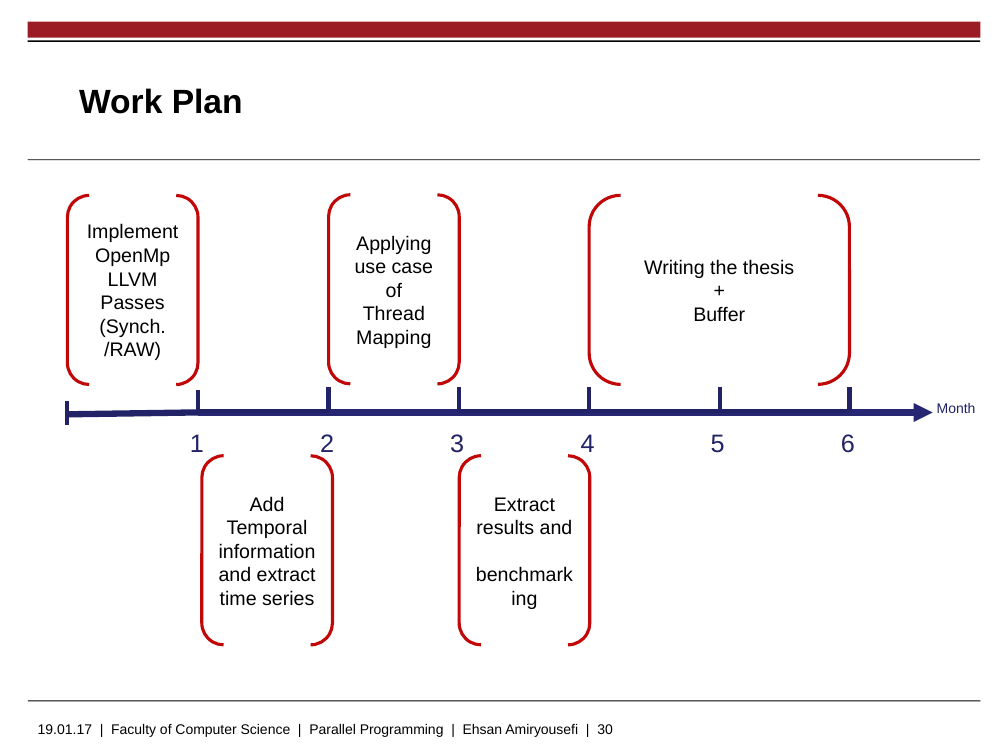
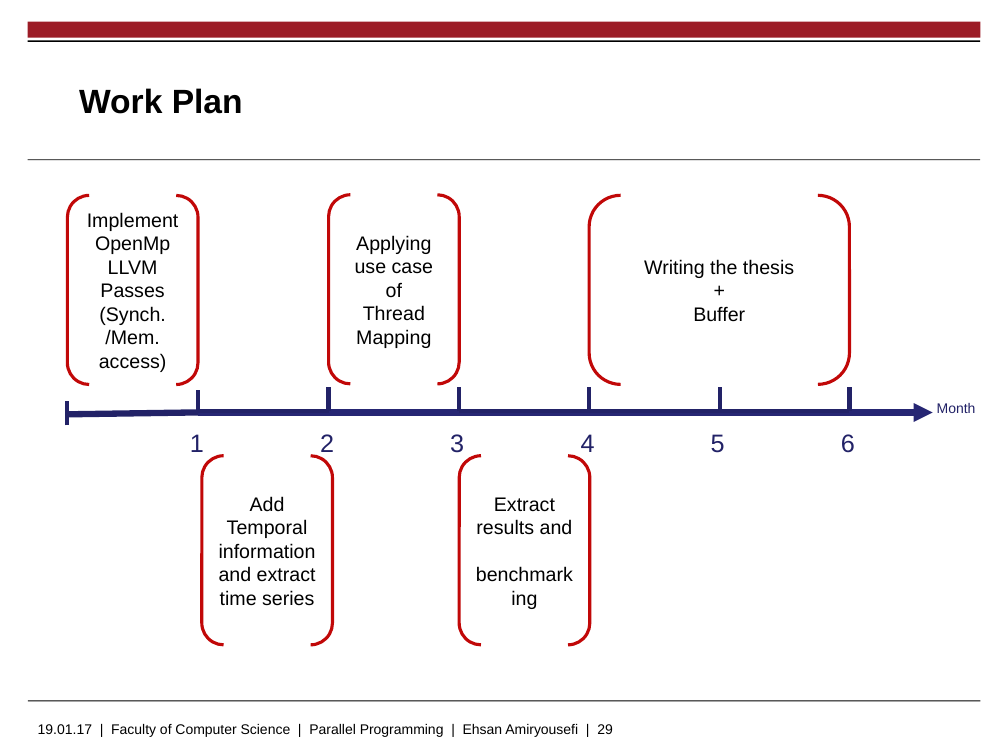
Before and after one commit to EhsanAmiryousefi/MasterThesis, a slide deck: slide 29 of Presentations/Proposal.pptx (slide 30 before the commit). Drawn at 1008x756 pixels with LibreOffice and Linux fonts; fonts in the diff are those of the drawing; background and template pictures are left out. Boxes give left, top, right and bottom in pixels: in the first picture for what was removed or moved away, otherwise in the second. Text is boxed around its words. In the diff, an @@ line names an element or a change of style, - is before the commit and + after.

```diff
--- a/Presentations/Proposal.pptx
+++ b/Presentations/Proposal.pptx
@@ text in bracket pair at box(87, 212, 179, 372): text changed @@
-Implement OpenMp LLVM Passes (Synch. /RAW)
+Implement OpenMp LLVM Passes (Synch. /Mem. access)
@@ text at box(38, 724, 613, 737): text changed @@
-19.01.17 | Faculty of Computer Science | Parallel Programming | Ehsan Amiryousefi | 30
+19.01.17 | Faculty of Computer Science | Parallel Programming | Ehsan Amiryousefi | 29
```
Also in this commit, not shown: 9 other slides changed, 1 slide removed.
